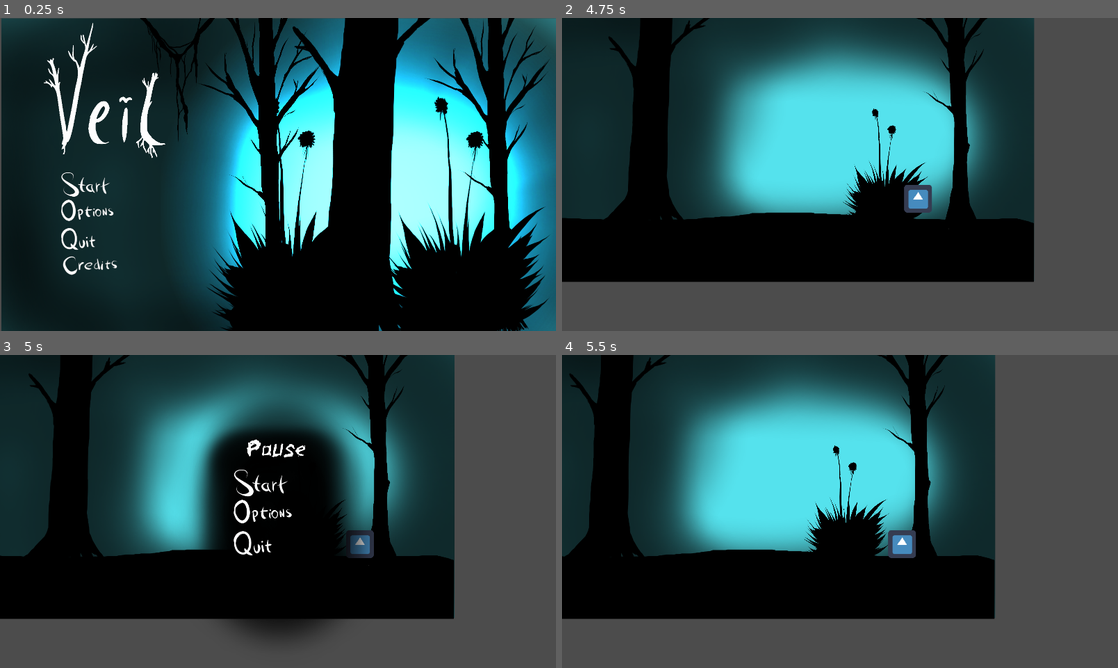
Above: before the commit, frames 1-4 (two rows, left to right).
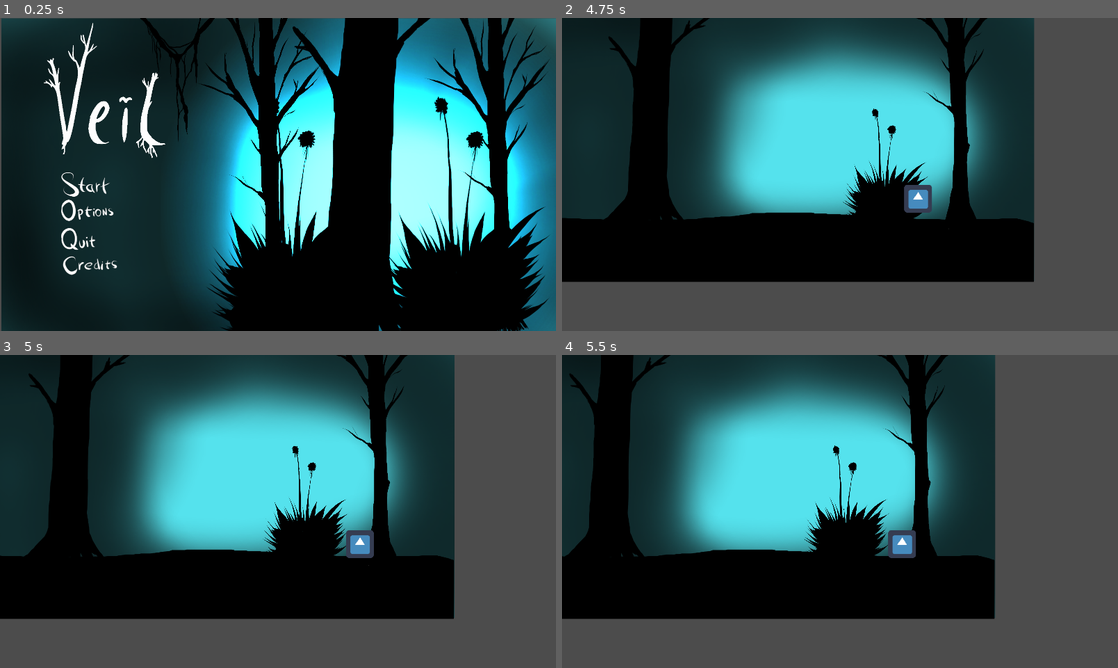
Above: after the commit, the same moments.

Repository: mikeask/Veil
Game: Godot game, scene res://Scenes/MainMenu.tscn
Same seed, same stepped clock (60 frames per second), same inputs: the game is played once before the commit and once after it. The engine's default icon, where the game draws it, is replaced by a stand-in: a white triangle on a blue panel in a dark square.
Inputs (mouse positions are in pixels of both pictures, inside the frame that each line leads up to):
- Up to frame 1 (0.25 s): no input
- Up to frame 2 (4.75 s): click (650, 183) at 0.5 s; hold Right (ui_right) 1.28-2.78 s; tap Up (ui_up) at 1.52, 2.27, 3.77, 4.52 s; hold Left (ui_left) 2.78-3.53 s; hold Right (ui_right) from 3.53 s (still down)
- Up to frame 3 (5 s): keep holding Right (ui_right); tap Escape (ui_cancel) at 4.9 s
- Up to frame 4 (5.5 s): release Right (ui_right) at 5 s; click (828, 483) at 5.02 s

Frames 1-2 are identical in both runs. In frame 3, 14% of the frame differs, in the area x 33-68%, y 12-91%; in frame 4, nothing differs.

Commit message:
Update Scenes/Level.gd

Diff:
--- a/Scenes/Level.gd
+++ b/Scenes/Level.gd
@@ -16,6 +16,16 @@
 	if Input.is_action_just_pressed("ui_cancel"):
 		pauseMenu.hide()
 
+	if(Input.is_action_just_pressed("ui_cancel")):
+		print("cancel")
+		if(get_node("CanvasLayer").get_node("PauseMenu").visible):
+			get_node("CanvasLayer").get_node("PauseMenu").hide()
+		else:
+			get_node("CanvasLayer").get_node("PauseMenu").show()
+
+			pass
+		pass
+
 		pass
 	pass
 
